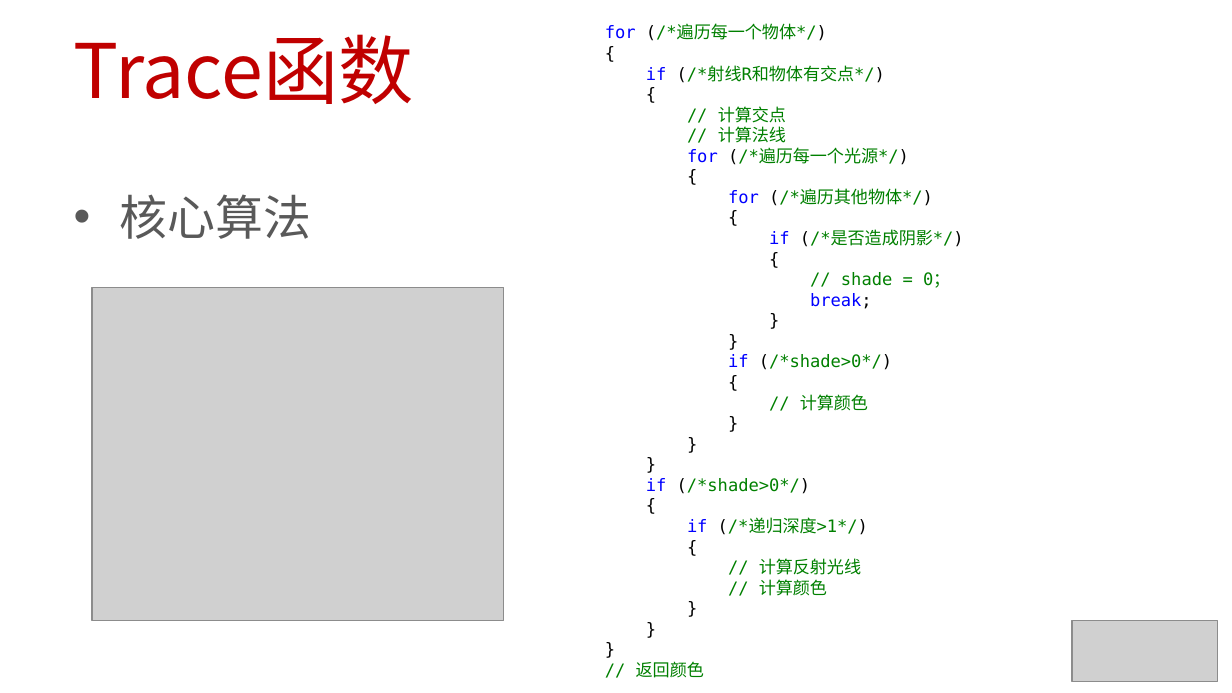
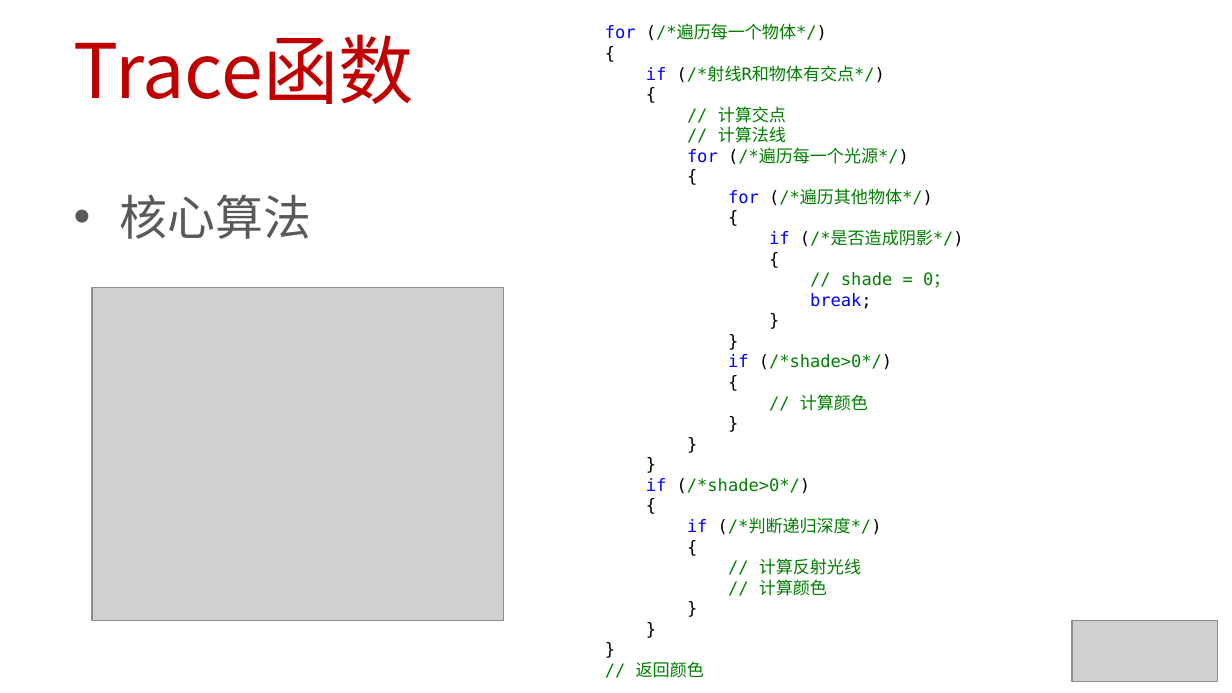
Before and after one commit to EDUCourseSeries/TheoryAndPracticeOfRaytracing, a slide deck: slide 4 of PPT/31_光线追踪_OO结构_光线追踪器.pptx. Drawn at 1232x693 pixels with LibreOffice and Linux fonts; fonts in the diff are those of the drawing; grey boxes stand for pictures. Boxes give left, top, right and bottom in pixels: in the first picture for what was removed or moved away, otherwise in the second. Text is boxed around its words. In the diff, an @@ line names an element or a change of style, - is before the commit and + after.

```diff
--- a/PPT/31_光线追踪_OO结构_光线追踪器.pptx
+++ b/PPT/31_光线追踪_OO结构_光线追踪器.pptx
@@ text at <box>687,519,882,535</box>: text changed @@
-if (/*递归深度>1*/)
+if (/*判断递归深度*/)
```
Also in this commit, not shown: 6 other slides changed, 6 other files.
